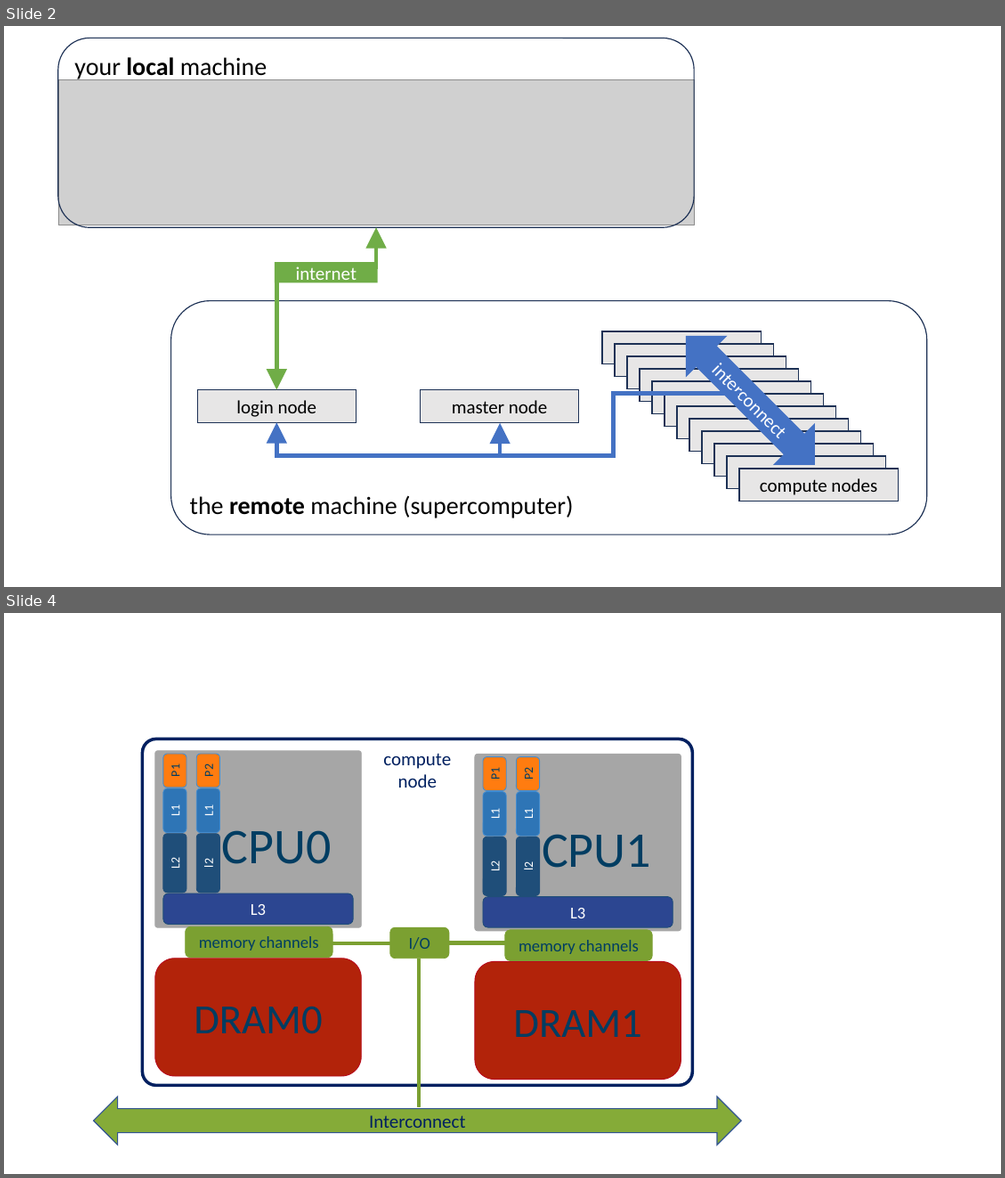
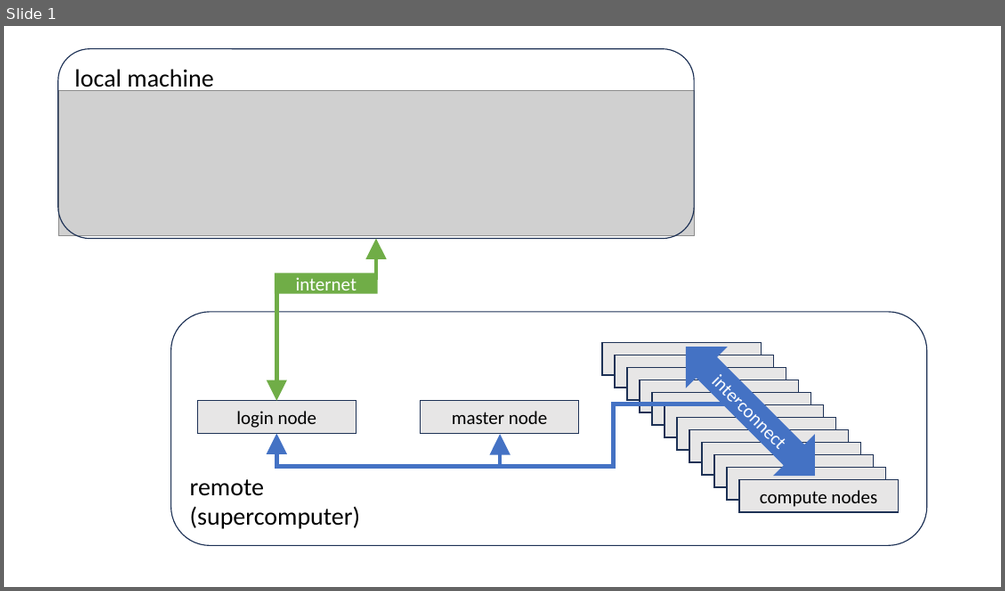
Before and after one commit to etijskens/wetppr, a slide deck: docs/public/drawings.pptx. Shown one above the other, each under a label of ours: slides 2 and 4 before the commit, slide 1 after it; the slides between them are not shown. The pictures are 1005x1178 and 1005x591 pixels, drawn with LibreOffice and Linux fonts; fonts in the diff are those of the drawing; grey boxes stand for pictures. Boxes give left, top, right and bottom in pixels: in the first picture for what was removed or moved away, otherwise in the second. Text is boxed around its words. In the diff, an @@ line names an element or a change of style, - is before the commit and + after.

```diff
--- a/docs/public/drawings.pptx
+++ b/docs/public/drawings.pptx
@@ slide 4 removed at [4, 613, 1001, 1174], background #FFFFFF @@
@@ group removed at [94, 738, 741, 1144]: 25 rounded rectangles, 1 left right arrow @@
-compute
-node
-CPU0
-L1
-L1
-P1
-P2
-L2
-l2
-L3
-DRAM0
-memory channels
-I/O
-CPU1
-L1
-L1
-P1
-P2
-L2
-l2
-L3
-DRAM1
-memory channels
-Interconnect
@@ what was slide 2 is now slide 1 @@
@@ slide 1 changed as well @@
@@ text in rounded rectangle at [74, 69, 213, 93]: text changed @@
-your local machine
+local machine
@@ 2 rectangles, 2 rounded rectangles, 1 elbow double arrow, 1 elbow arrow: place and size @@
-2 rectangles, 2 rounded rectangles, 1 elbow double arrow, 1 elbow arrow at [57, 38, 927, 534]
+2 rectangles, 2 rounded rectangles, 1 elbow double arrow, 1 elbow arrow at [57, 49, 927, 546]
@@ 2 rectangles, 1 picture, 1 left right arrow, 1 elbow arrow: place and size @@
-2 rectangles, 1 picture, 1 left right arrow, 1 elbow arrow at [58, 79, 898, 501]
+2 rectangles, 1 picture, 1 left right arrow, 1 elbow arrow at [58, 90, 898, 512]
@@ 10 rectangles: place and size @@
-10 rectangles at [615, 344, 886, 489]
+10 rectangles at [602, 342, 873, 487]
@@ text in rounded rectangle at [190, 479, 360, 529]: text changed @@
-the remote machine (supercomputer)
+remote
+(supercomputer)
@@ rectangle: place and size @@
-rectangle at [602, 331, 760, 364]
+rectangle at [727, 467, 886, 500]
```
Also in this commit, not shown: 13 other slides removed, 1 other file.
